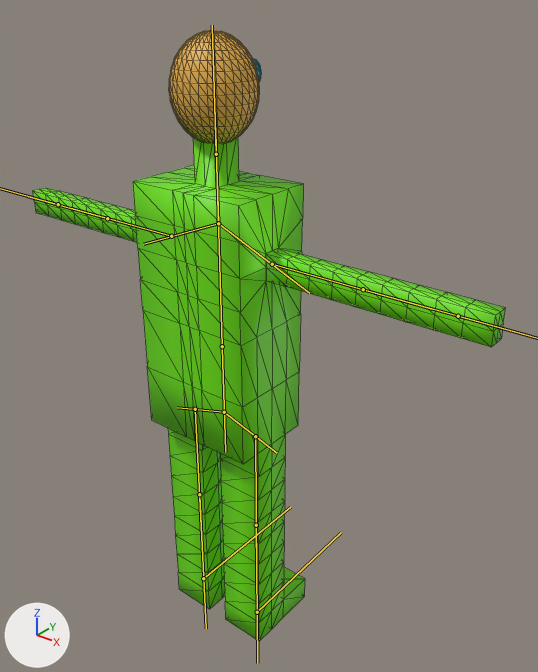
An edit to the glTF model assets/player.glb, drawn before and after from the same camera.
Before and after are seen from a 50 mm camera at (2.14, -2.32, 1.21) aimed at (0.11, 0.22, -0.36). The axes (+X, +Y, +Z) are drawn at lower left. The lights are the same throughout. The bones that bend it are drawn over the model as lines. Mesh edges are drawn as thin lines.

In view in the first picture: 'Player'.
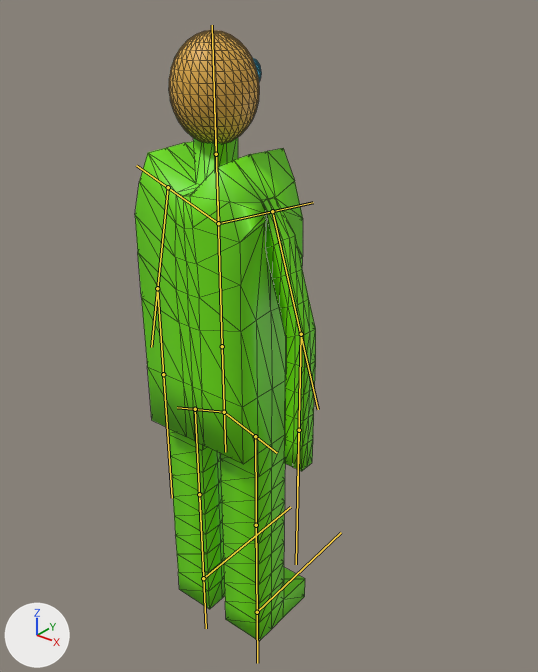
The newer file adds an action. The first version stands in its rest pose; the second is drawn at frame 0 of the action 'Dashing'.

Location of each change, [x1, y1, x2, y2] in pixels of the pictures (538 x 672 px):
```json
{"object": "Player", "change": "posed", "before": [33, 30, 506, 641], "after": [135, 30, 316, 641], "on screen": "62% narrower"}
{"bone": "Bone.004", "before": "(218, 223) to (309, 293)", "after": "(218, 223) to (313, 202)"}
{"bone": "Bone.005", "before": "(272, 264) to (432, 309)", "after": "(272, 211) to (318, 409)"}
{"bone": "Bone.006", "before": "(363, 289) to (530, 336)", "after": "(301, 334) to (297, 486)"}
{"bone": "Bone.008", "before": "(218, 223) to (143, 244)", "after": "(218, 223) to (136, 165)"}
{"bone": "Bone.009", "before": "(171, 236) to (70, 208)", "after": "(168, 187) to (151, 347)"}
{"bone": "Bone.010", "before": "(107, 218) to (28, 196)", "after": "(157, 288) to (167, 426)"}
```

Edits to the scene script, one JSON object a line:
```json
{"block": "bone_bone_004", "where": "bone_bone_004 = bpy.data.objects['Armature'].pose.bones['Bone.004']  # child of 'Bone'"}
{"op": "set", "path": "bone_bone_004.rotation_quaternion", "old": "(1.0, 0.0, 0.0, 0.0)", "new": "(0.954, 0.0, 0.0, -0.301)", "note": "degrees (0, 0, 0) -> degrees (0, 0, -35)"}
{"block": "bone_bone_005", "where": "bone_bone_005 = bpy.data.objects['Armature'].pose.bones['Bone.005']  # child of 'Bone.004'"}
{"op": "set", "path": "bone_bone_005.rotation_quaternion", "old": "(1.0, 0.0, 0.0, 0.0)", "new": "(0.609, 0.0, 0.0, 0.793)", "note": "degrees (0, 0, 0) -> degrees (0, 0, 105)"}
{"block": "bone_bone_006", "where": "bone_bone_006 = bpy.data.objects['Armature'].pose.bones['Bone.006']  # child of 'Bone.005'"}
{"op": "set", "path": "bone_bone_006.rotation_quaternion", "old": "(1.0, 0.0, 0.0, 0.0)", "new": "(0.985, 0.0, 0.0, 0.174)", "note": "degrees (0, 0, 0) -> degrees (0, 0, 20)"}
{"block": "bone_bone_008", "where": "bone_bone_008 = bpy.data.objects['Armature'].pose.bones['Bone.008']  # child of 'Bone'"}
{"op": "set", "path": "bone_bone_008.rotation_quaternion", "old": "(1.0, 0.0, 0.0, 0.0)", "new": "(0.954, 0.0, 0.0, 0.301)", "note": "degrees (0, 0, 0) -> degrees (0, 0, 35)"}
{"block": "bone_bone_009", "where": "bone_bone_009 = bpy.data.objects['Armature'].pose.bones['Bone.009']  # child of 'Bone.008'"}
{"op": "set", "path": "bone_bone_009.rotation_quaternion", "old": "(1.0, 0.0, 0.0, 0.0)", "new": "(0.574, 0.819, 0.0, 0.0)", "note": "degrees (0, 0, 0) -> degrees (110, 0, 0)"}
{"block": "bone_bone_010", "where": "bone_bone_010 = bpy.data.objects['Armature'].pose.bones['Bone.010']  # child of 'Bone.009'"}
{"op": "set", "path": "bone_bone_010.rotation_quaternion", "old": "(1.0, 0.0, 0.0, 0.0)", "new": "(0.991, 0.131, 0.0, 0.0)", "note": "degrees (0, 0, 0) -> degrees (15, 0, 0)"}
```
